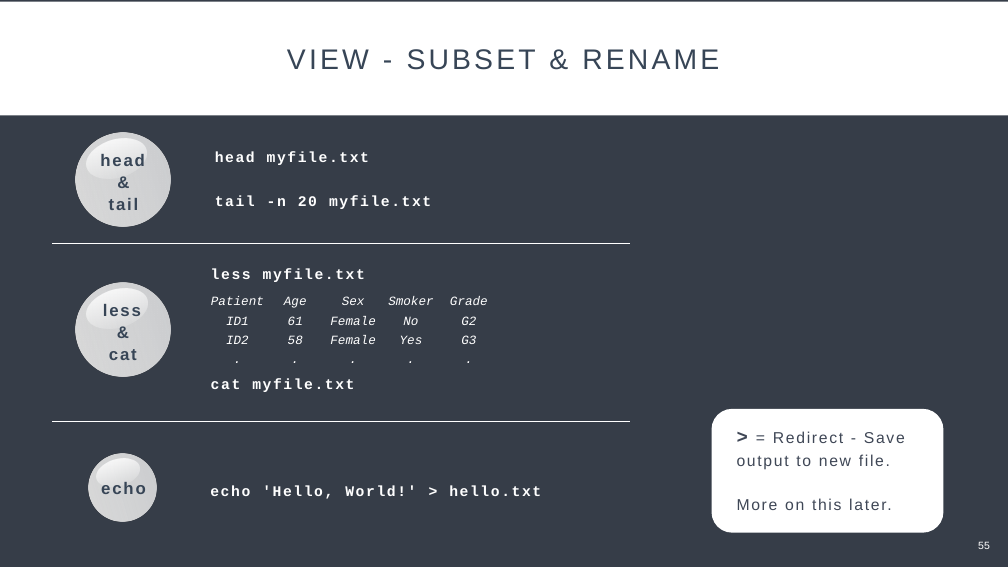
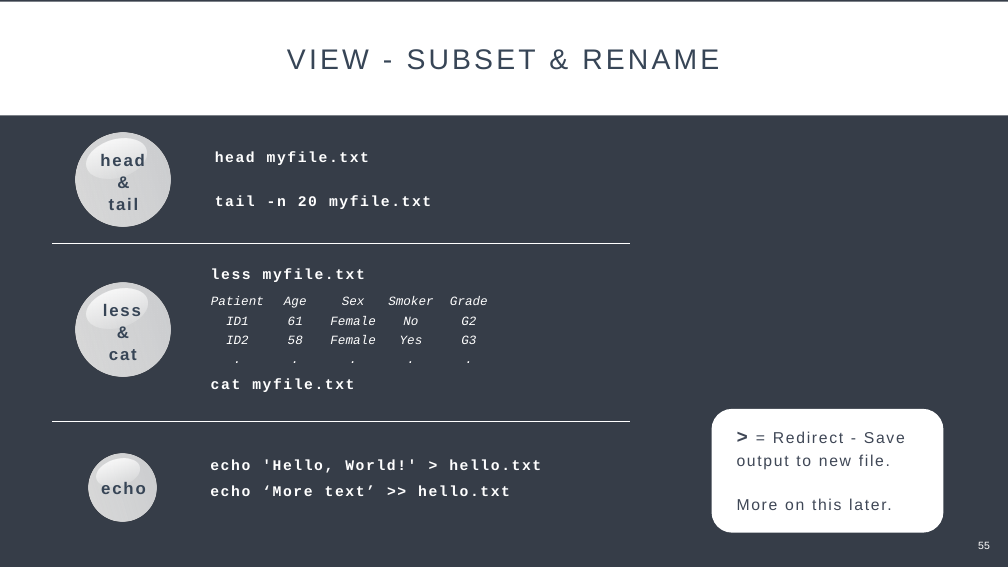
Before and after one commit to Center-for-Health-Data-Science/Just-Bash-It, a slide deck: slide 55 of Teachers/Just_Bash_It_Slideshow.pptx. Drawn at 1008x567 pixels with LibreOffice and Linux fonts; fonts in the diff are those of the drawing. Boxes give left, top, right and bottom in pixels: in the first picture for what was removed or moved away, otherwise in the second. Text is boxed around its words. In the diff, an @@ line names an element or a change of style, - is before the commit and + after.

```diff
--- a/Teachers/Just_Bash_It_Slideshow.pptx
+++ b/Teachers/Just_Bash_It_Slideshow.pptx
@@ text "echo 'Hello, World!' > hello.txt" moved from (x1=210, y1=485, x2=541, y2=499) to (x1=210, y1=460, x2=541, y2=473) @@
@@ text added at (x1=210, y1=485, x2=510, y2=496), 28 pt, text #FFFFFF, bold @@
+echo ‘More text’ >> hello.txt
```
Also in this commit, not shown: 7 other slides changed, 7 slides added, 3 other files.
